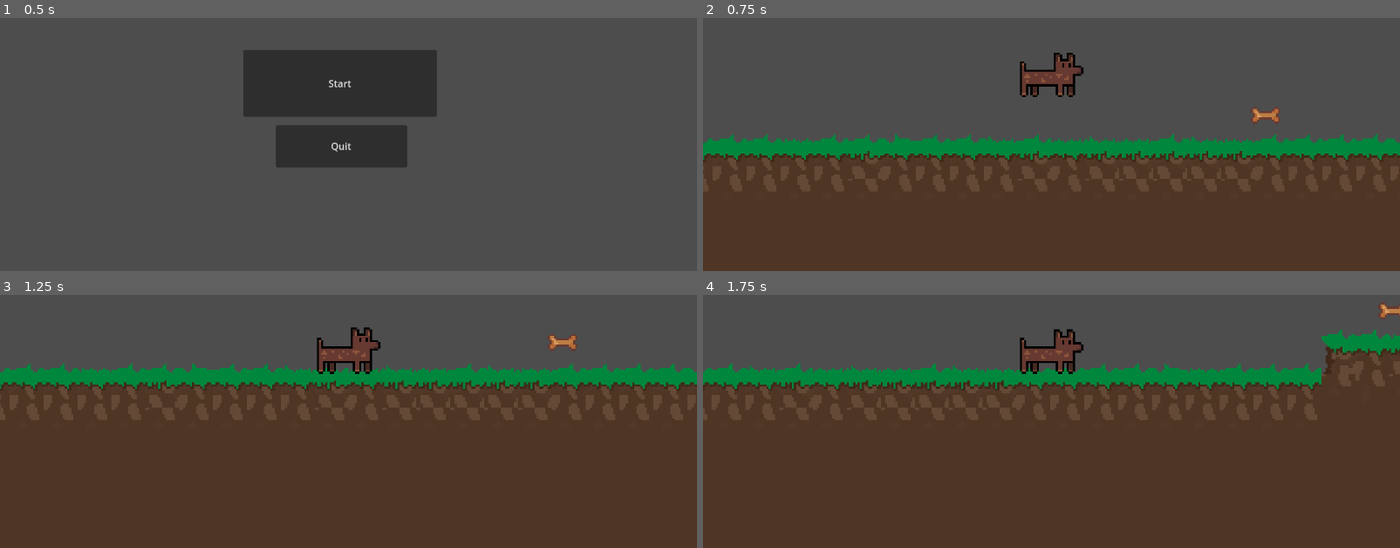
Above: before the commit, frames 1-4 (two rows, left to right).
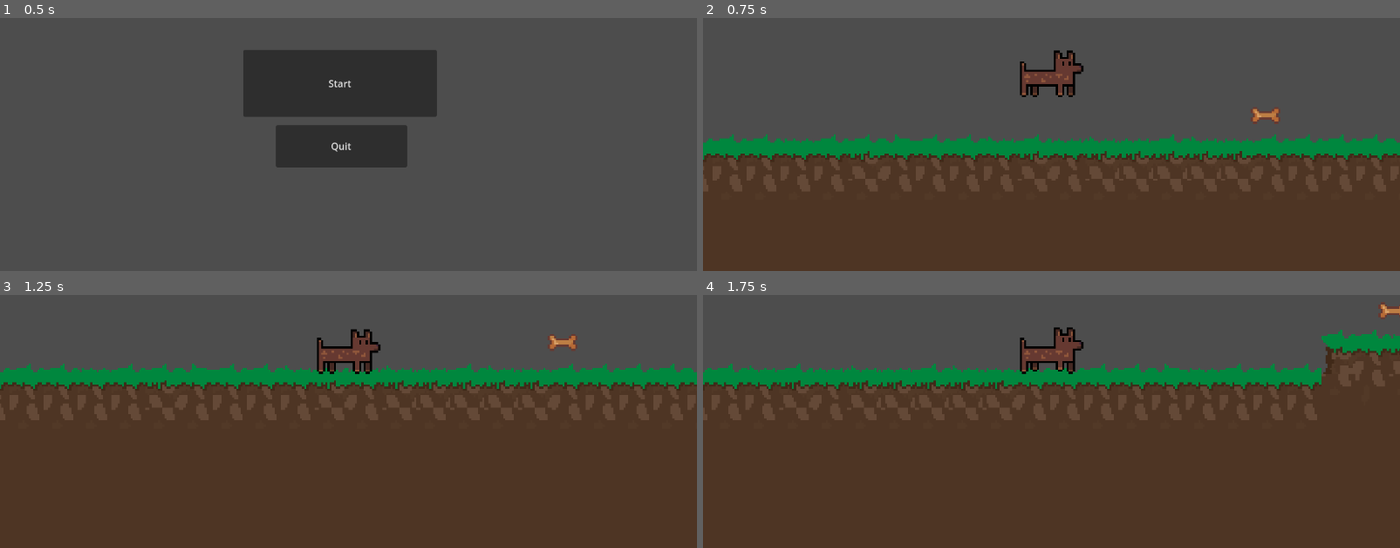
Above: after the commit, the same moments.

Repository: JhannerAlmeida/Dogo-Adventures
Game: Godot game, scene res://Scenes/main_menu.tscn
Two runs of this game, one before a commit and one after it. Both use one fixed random seed, a clock stepped at 60 frames per second and the inputs below.
Inputs:
- Up to frame 1 (0.5 s): no input
- Up to frame 2 (0.75 s): click "Start" at 0.5 s
- Up to frame 3 (1.25 s): no input
- Up to frame 4 (1.75 s): tap Enter at 1.25 s; hold Right (ui_right) from 1.28 s (still down); hold R (resart) from 1.28 s (still down); tap Up (ui_up) at 1.52 s

Frame 1 is identical in both runs. In frame 2, 0.1% of the frame differs, in the area x 50-55%, y 12-24%; in frame 3, 0.1%; in frame 4, 0.2%, in the area x 46-55%, y 12-32%.

Commit message:
Walk animation added

Diff:
--- a/Player/Dogo.tscn
+++ b/Player/Dogo.tscn
@@ -1,8 +1,10 @@
-[gd_scene load_steps=8 format=3 uid="uid://bmsav2v8dqger"]
+[gd_scene load_steps=10 format=3 uid="uid://bmsav2v8dqger"]
 
 [ext_resource type="Script" uid="uid://q5t58wxoemum" path="res://Player/dogo.gd" id="1_bmcgm"]
 [ext_resource type="Texture2D" uid="uid://bejk8hma6lfnd" path="res://Sprites/Dogo/dogo1.png" id="1_j42uk"]
 [ext_resource type="Texture2D" uid="uid://bf12au13kdwjv" path="res://Sprites/Dogo/dogo2.png" id="2_bmcgm"]
+[ext_resource type="Texture2D" uid="uid://d3ohn73xjfess" path="res://Sprites/Dogo/dogo_walk1.png" id="4_67lms"]
+[ext_resource type="Texture2D" uid="uid://deu31r5oy3bvv" path="res://Sprites/Dogo/dogo_walk2.png" id="5_lrxxd"]
 
 [sub_resource type="RectangleShape2D" id="RectangleShape2D_mtvkv"]
 size = Vector2(26, 18)
@@ -26,6 +28,17 @@
 }],
 "loop": true,
 "name": &"idle",
+"speed": 1.0
+}, {
+"frames": [{
+"duration": 1.0,
+"texture": ExtResource("4_67lms")
+}, {
+"duration": 1.0,
+"texture": ExtResource("5_lrxxd")
+}],
+"loop": true,
+"name": &"walk",
 "speed": 5.0
 }]
 
@@ -42,9 +55,9 @@
 sprite_frames = SubResource("SpriteFrames_8blyj")
 animation = &"idle"
 autoplay = "idle"
-frame_progress = 0.999829
+frame_progress = 0.469765
 
 [node name="Camera2D" type="Camera2D" parent="."]
 zoom = Vector2(3.5, 3.5)
-limit_bottom = 625
+limit_bottom = 610
 limit_smoothed = true
--- a/Player/dogo.gd
+++ b/Player/dogo.gd
@@ -29,6 +29,11 @@
 	elif direction < 0:
 		sprite.flip_h = true
 
+	if direction == 0:
+		sprite.play("idle")
+	else:
+		sprite.play("walk")
+
 	if direction:
 		velocity.x = direction * SPEED
 	else:
--- a/Scripts/coin.gd
+++ b/Scripts/coin.gd
@@ -1,5 +1,5 @@
 extends Area2D
 
-func _on_body_entered(body):
+func _on_body_entered(body: Node2D):
 	print("+1 petisco")
 	queue_free()
--- a/Scripts/killzone.gd
+++ b/Scripts/killzone.gd
@@ -4,6 +4,7 @@
 
 func _on_body_entered(body: Node2D) -> void:
 	Engine.time_scale = 0.5
+	body.get_node("CollisionShape2D").queue_free()
 	print("Vc Morreu!!!")
 	timer.start()
 
Binary file added: Sprites/Dogo/dogo_walk1.png
Not shown, added: Sprites/Dogo/dogo_walk1.png.import
Binary file added: Sprites/Dogo/dogo_walk2.png
Not shown, added: Sprites/Dogo/dogo_walk2.png.import
